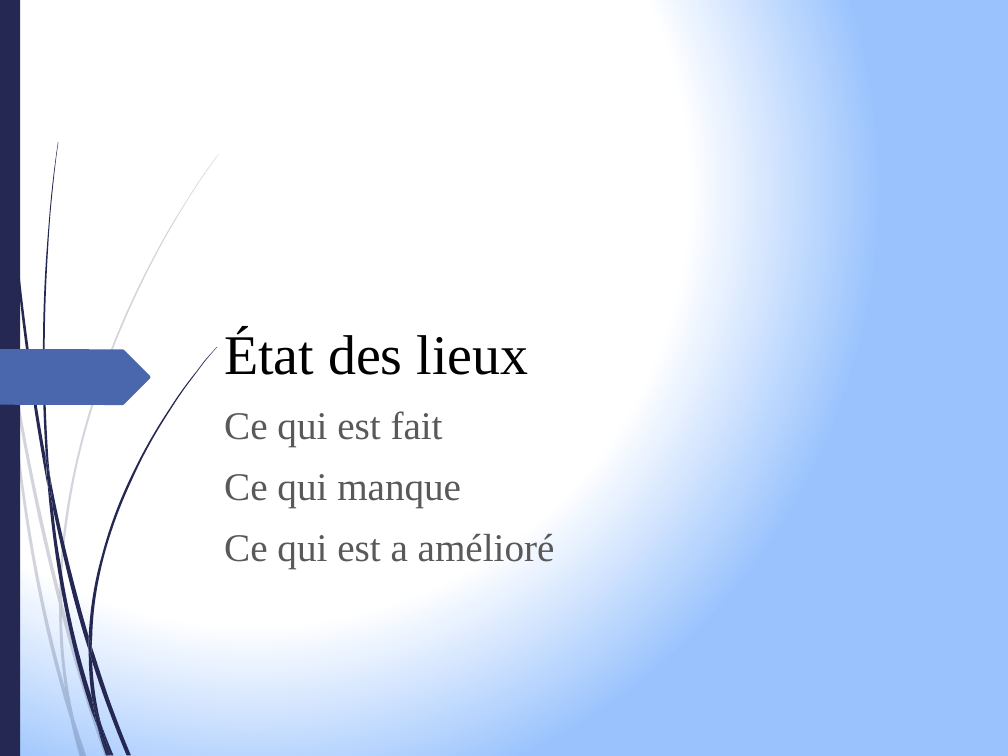
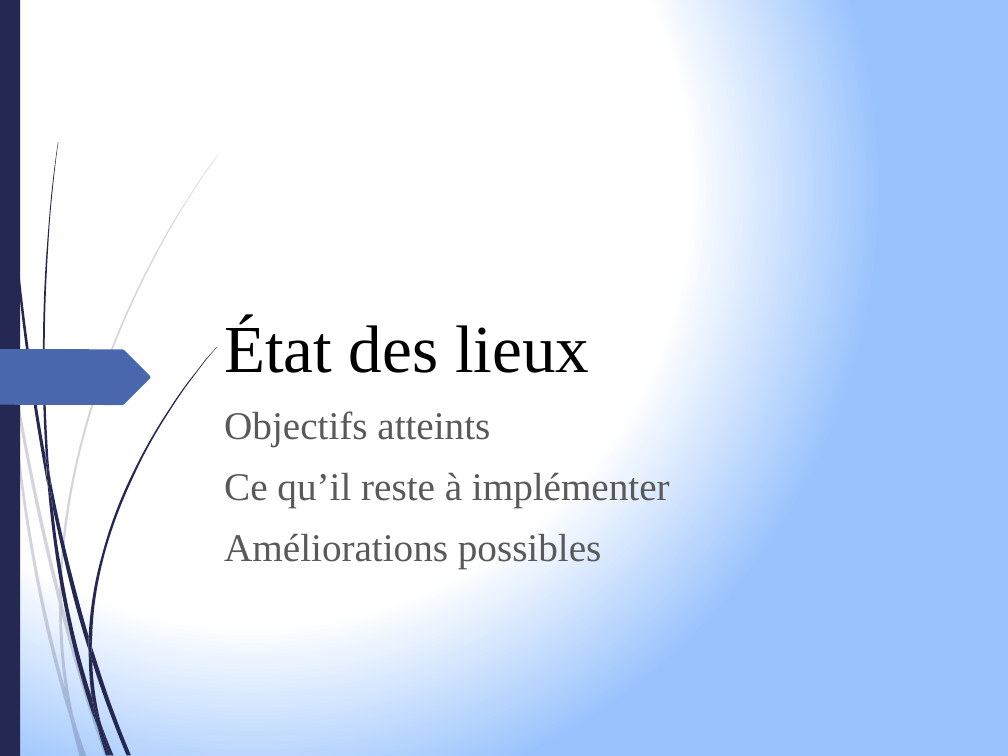
Before and after one commit to manalito/nukemap, a slide deck: slide 5 of presentation.pptx (slide 4 before the commit). Drawn at 1008x756 pixels with LibreOffice and Linux fonts; fonts in the diff are those of the drawing. Boxes give left, top, right and bottom in pixels: in the first picture for what was removed or moved away, otherwise in the second. Text is boxed around its words. In the diff, an @@ line names an element or a change of style, - is before the commit and + after.

```diff
--- a/presentation.pptx
+++ b/presentation.pptx
@@ title "État des lieux" at (224, 319, 589, 373): size 40 to 48 pt @@
@@ text at (224, 411, 670, 568): text changed @@
-Ce qui est fait
-Ce qui manque
-Ce qui est a amélioré
+Objectifs atteints
+Ce qu’il reste à implémenter
+Améliorations possibles
```
Also in this commit, not shown: 4 other slides changed, 1 slide added, 1 slide removed, 1 other file.
